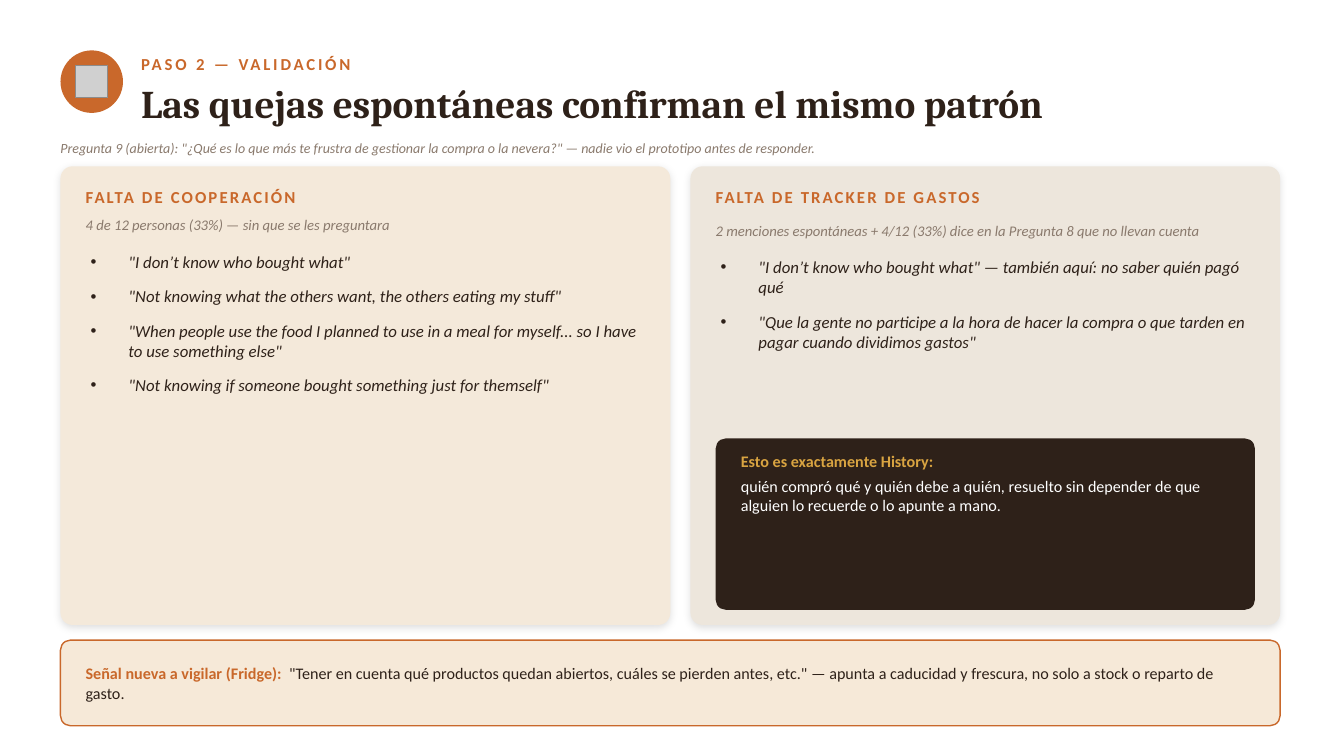
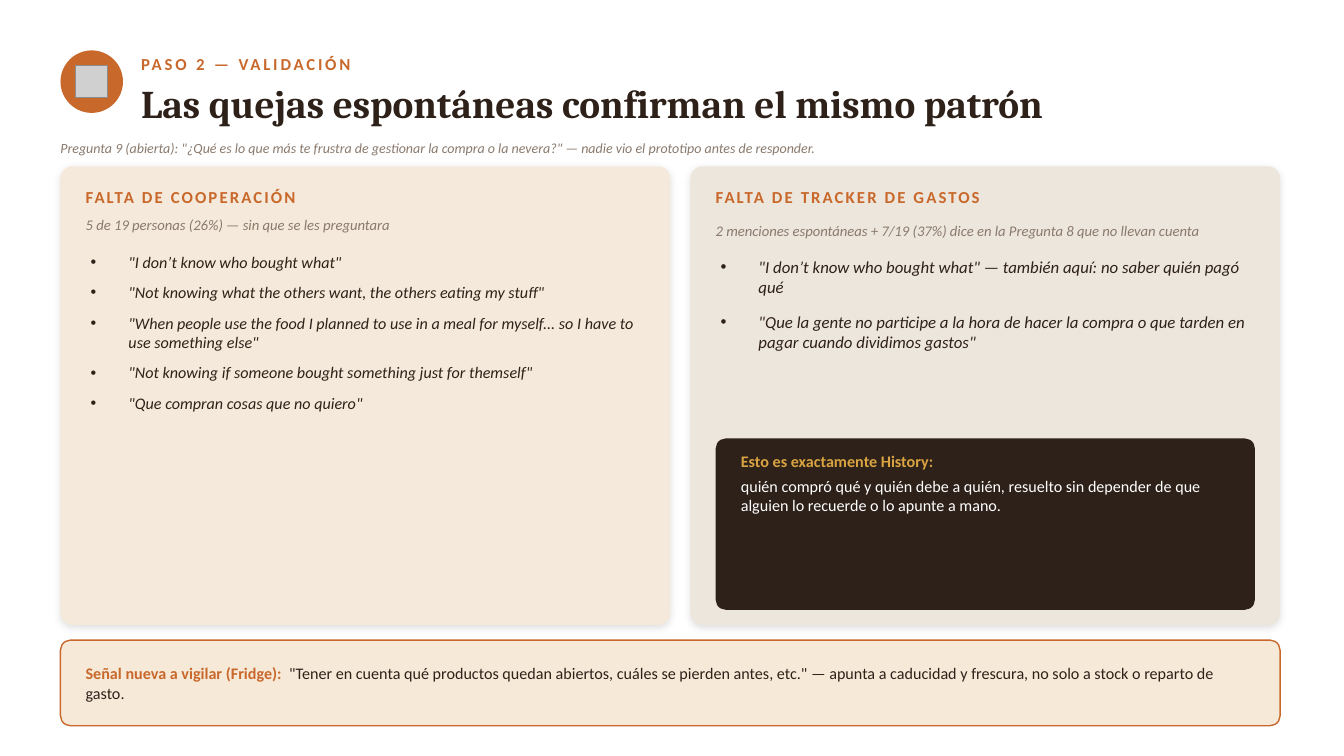
Before and after one commit to lagoanadia/Larder, a slide deck: slide 6 of docs/larder-presentacion.pptx. Drawn at 1344x756 pixels with LibreOffice and Linux fonts; fonts in the diff are those of the drawing; grey boxes stand for pictures. Boxes give left, top, right and bottom in pixels: in the first picture for what was removed or moved away, otherwise in the second. Text is boxed around its words. In the diff, an @@ line names an element or a change of style, - is before the commit and + after.

```diff
--- a/docs/larder-presentacion.pptx
+++ b/docs/larder-presentacion.pptx
@@ text at [86,219,390,233]: text changed @@
-4 de 12 personas (33%) — sin que se les preguntara
+5 de 19 personas (26%) — sin que se les preguntara
@@ text at [716,225,1199,239]: text changed @@
-2 menciones espontáneas + 4/12 (33%) dice en la Pregunta 8 que no llevan cuenta
+2 menciones espontáneas + 7/19 (37%) dice en la Pregunta 8 que no llevan cuenta
@@ text at [128,257,634,381]: size 12 to 11.5 pt in ""I don’t know who bought what"", ""Not knowing what the others want, the ...", ""When people use the food I planned ...", ""Not knowing if someone bought something just ..."; less space between paragraphs @@
@@ text at [128,398,362,412]: paragraph added @@
+• "Que compran cosas que no quiero"
```
Also in this commit, not shown: 1 other slide changed, 1 other file.
